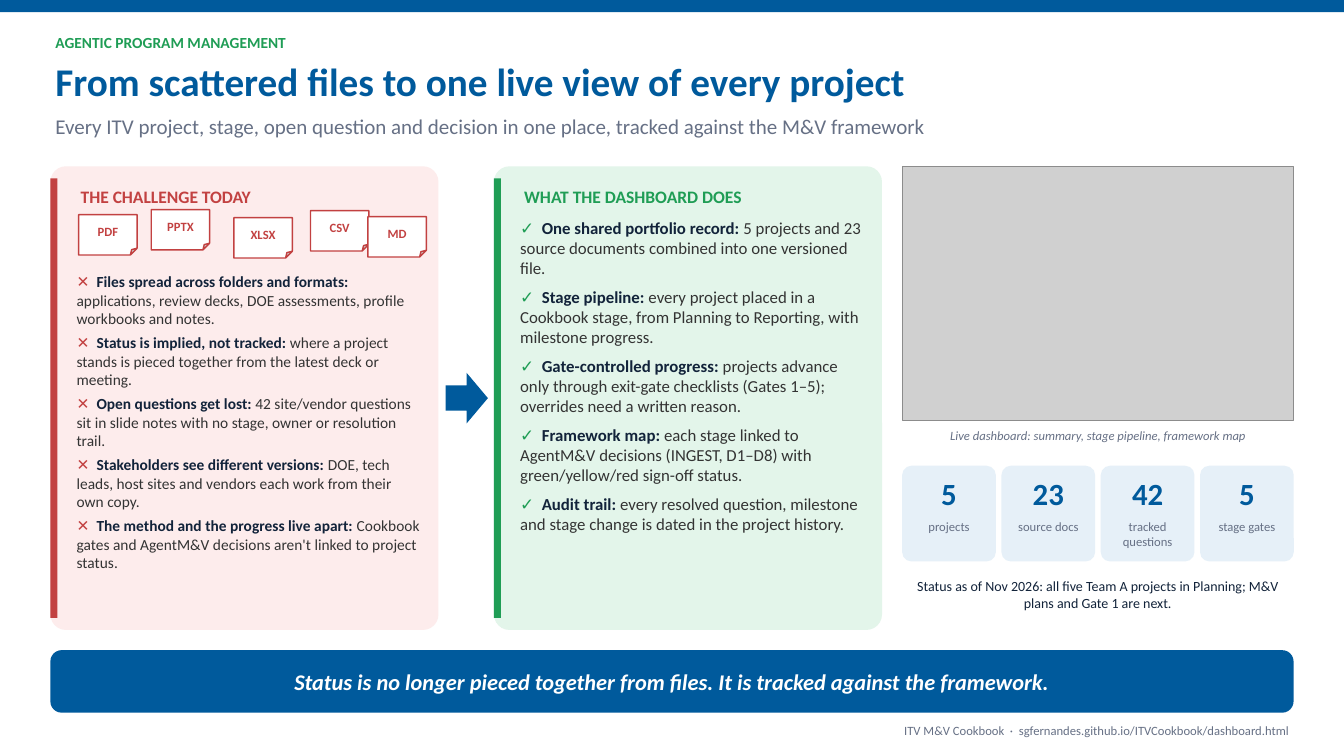
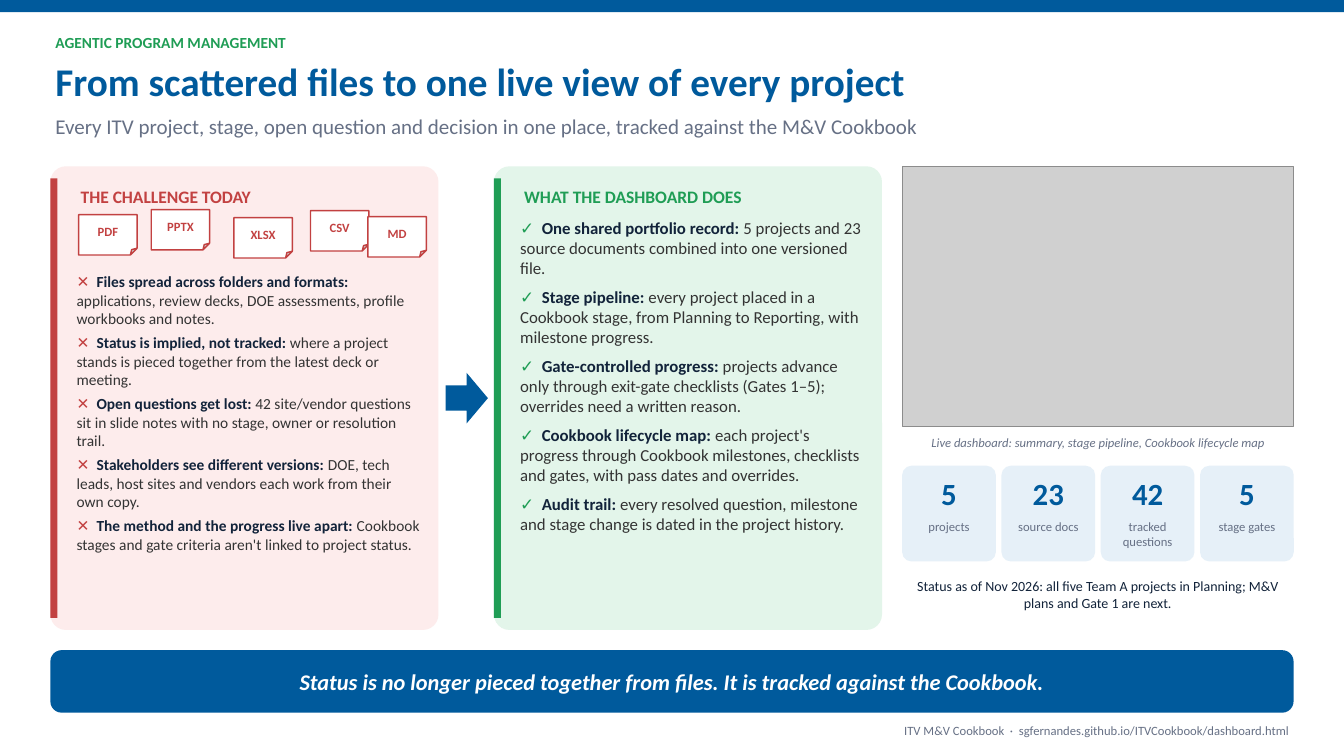
Before and after one commit to sgfernandes/ITVCookbook, a slide deck: slide 1 of slides/agentic-program-management.pptx. Drawn at 1344x756 pixels with LibreOffice and Linux fonts; fonts in the diff are those of the drawing; grey boxes stand for pictures. Boxes give left, top, right and bottom in pixels: in the first picture for what was removed or moved away, otherwise in the second. Text is boxed around its words. In the diff, an @@ line names an element or a change of style, - is before the commit and + after.

```diff
--- a/slides/agentic-program-management.pptx
+++ b/slides/agentic-program-management.pptx
@@ text at [55,119,917,138]: text changed @@
-Every ITV project, stage, open question and decision in one place, tracked against the M&V framework
+Every ITV project, stage, open question and decision in one place, tracked against the M&V Cookbook
@@ picture: place and size @@
-picture at [902,166,1294,420]
+picture at [902,166,1294,426]
@@ text at [520,429,859,484]: text changed @@
-✓ Framework map: each stage linked to AgentM&V decisions (INGEST, D1–D8) with green/yellow/red sign-off status.
+✓ Cookbook lifecycle map: each project's progress through Cookbook milestones, checklists and gates, with pass dates and overrides.
@@ text at [931,438,1264,449]: text changed @@
-Live dashboard: summary, stage pipeline, framework map
+Live dashboard: summary, stage pipeline, Cookbook lifecycle map
@@ text at [77,520,420,553]: text changed @@
-✕ The method and the progress live apart: Cookbook gates and AgentM&V decisions aren't linked to project status.
+✕ The method and the progress live apart: Cookbook stages and gate criteria aren't linked to project status.
@@ text in rounded rectangle at [300,674,1044,694]: text changed @@
-Status is no longer pieced together from files. It is tracked against the framework.
+Status is no longer pieced together from files. It is tracked against the Cookbook.
```
Also in this commit, not shown: 1 other slide changed, 9 other files.
